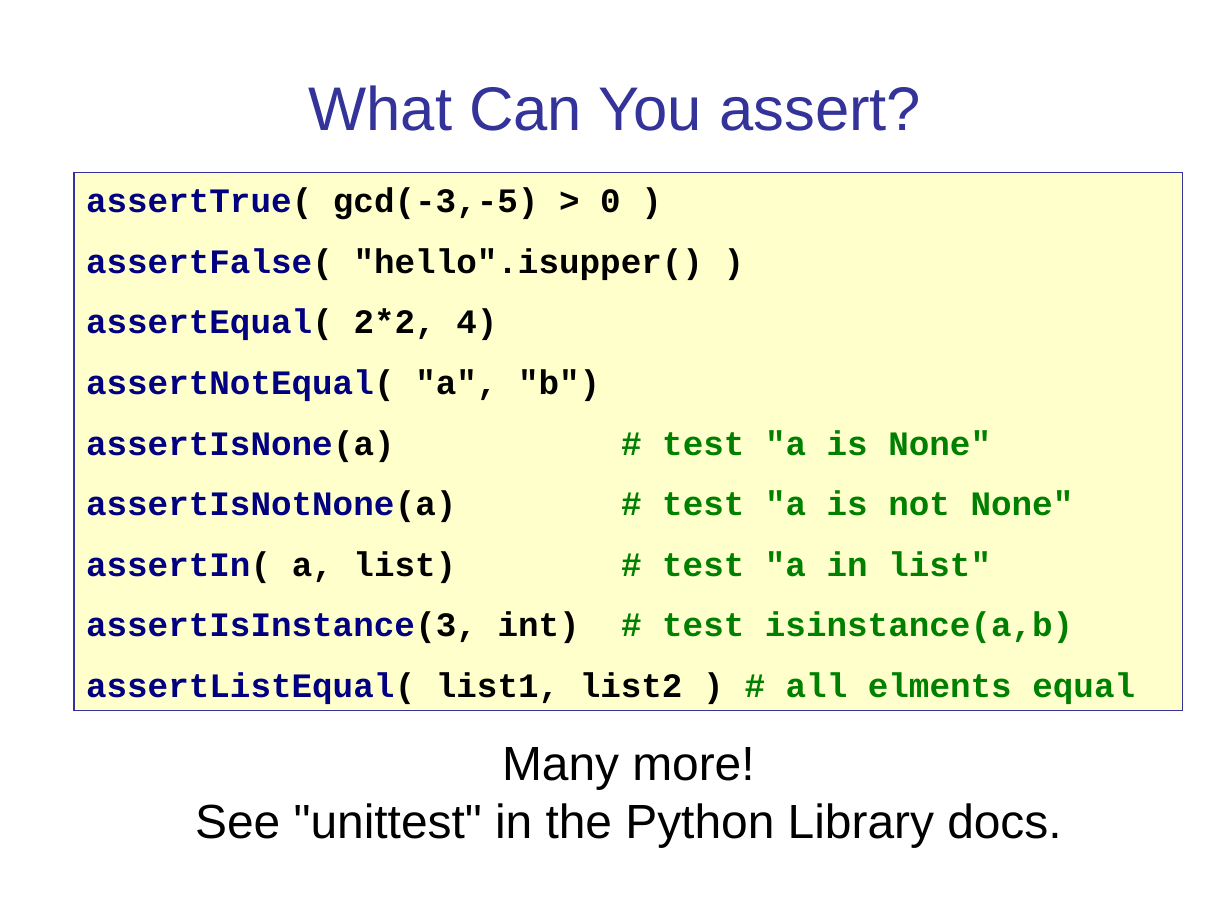
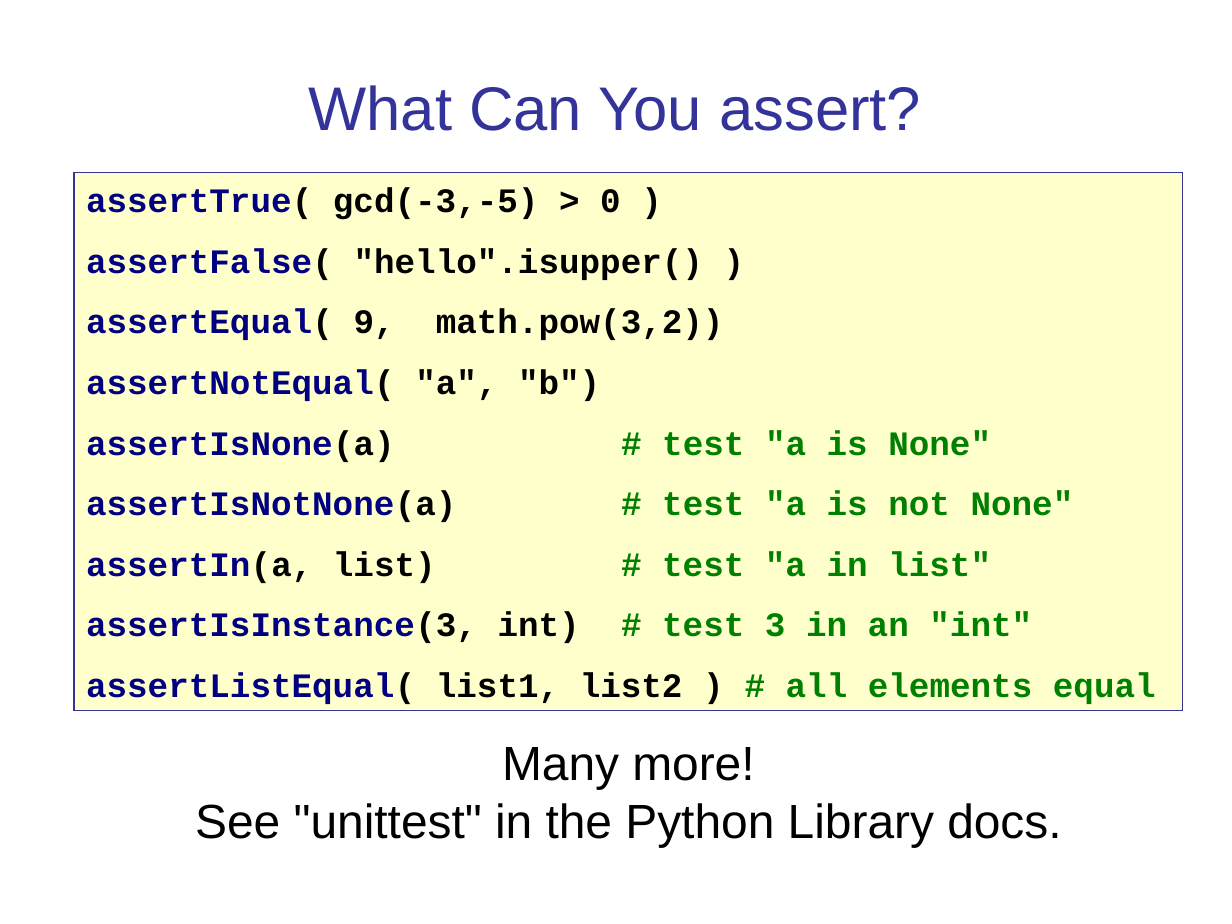
Before and after one commit to cpske/ISP, a slide deck: slide 14 of testing/PythonUnitTesting.ppt (slide 12 before the commit). Drawn at 1232x924 pixels with LibreOffice and Linux fonts; fonts in the diff are those of the drawing. Boxes give left, top, right and bottom in pixels: in the first picture for what was removed or moved away, otherwise in the second. Text is boxed around its words. In the diff, an @@ line names an element or a change of style, - is before the commit and + after.

```diff
--- a/testing/PythonUnitTesting.ppt
+++ b/testing/PythonUnitTesting.ppt
@@ text in rectangle at [86, 309, 724, 340]: text changed; text colour #000080 to #000000 @@
-assertEqual( 2*2, 4)
+assertEqual( 9, math.pow(3,2))
@@ text in rectangle at [86, 551, 1156, 704]: text changed @@
-assertIn( a, list) # test "a in list"
-assertIsInstance(3, int) # test isinstance(a,b)
-assertListEqual( list1, list2 ) # all elments equal
+assertIn(a, list) # test "a in list"
+assertIsInstance(3, int) # test 3 in an "int"
+assertListEqual( list1, list2 ) # all elements equal
```
Also in this commit, not shown: 17 other slides changed, 3 slides added, 4 other files.
